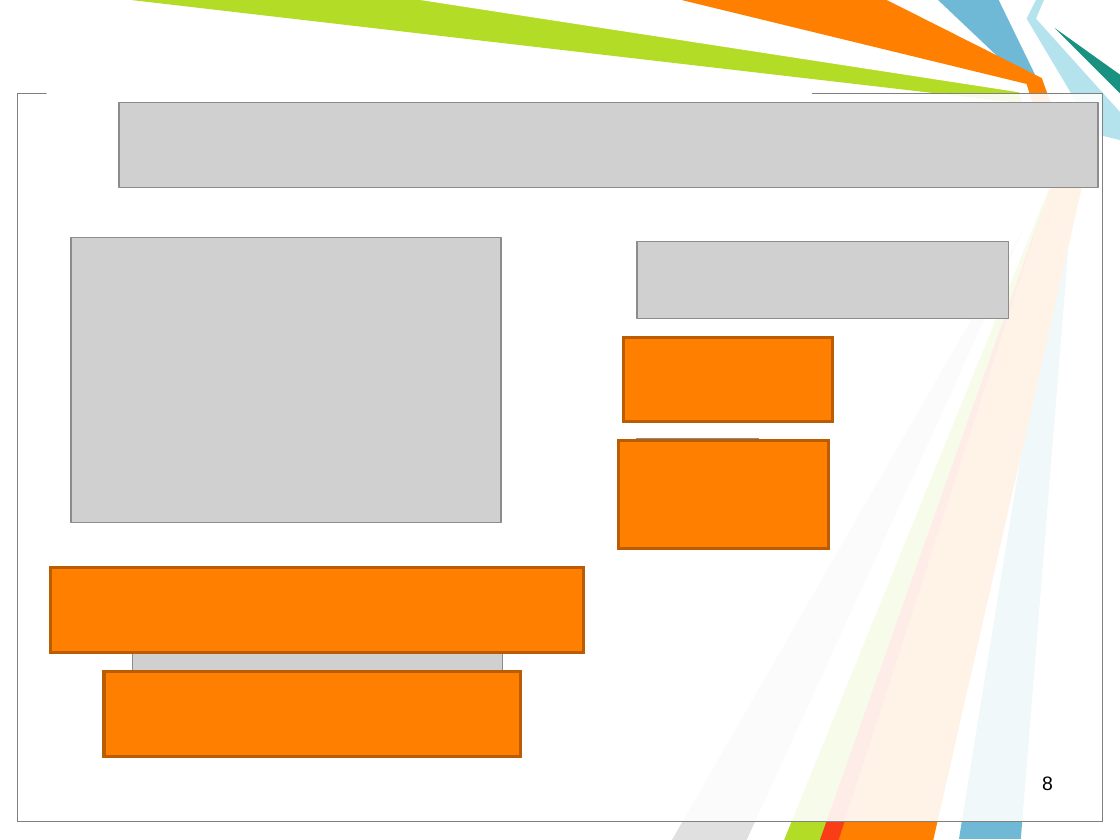
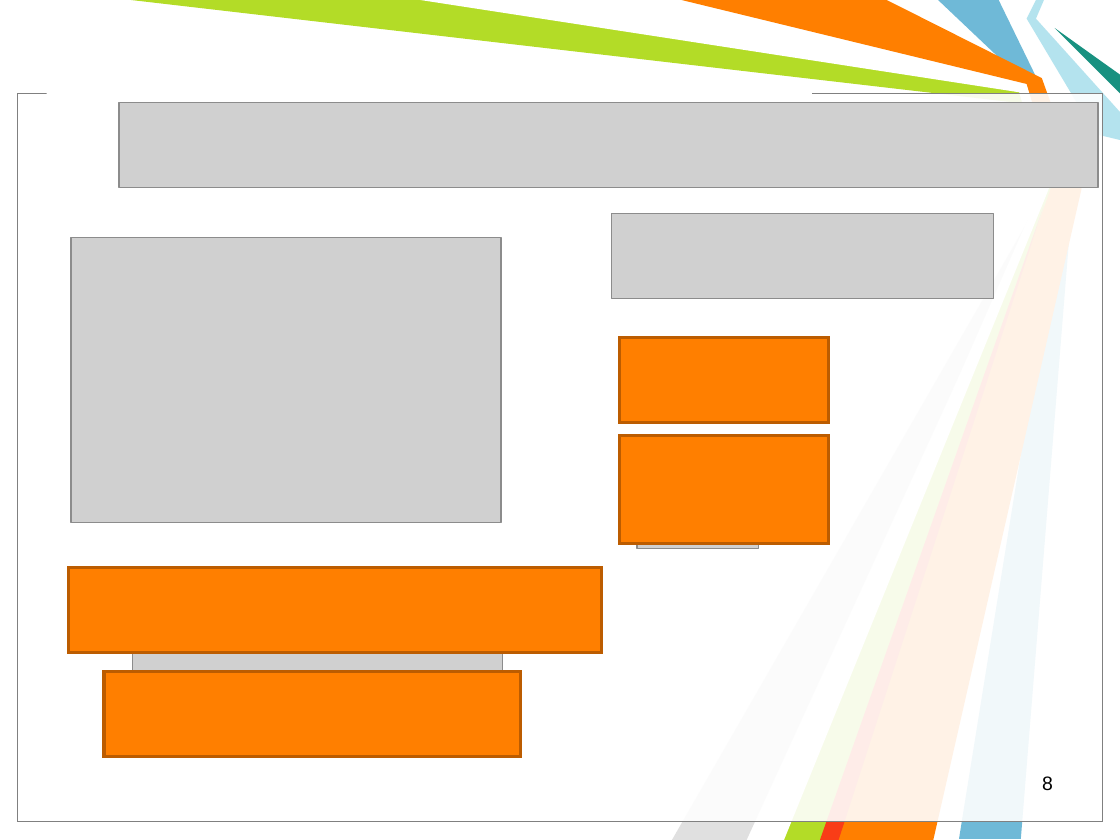
Before and after one commit to l432/NMK, a slide deck: slide 8 of Lecture/Chem/Lessons5/Less00_5sN.ppt. Drawn at 1120x840 pixels with LibreOffice and Linux fonts; fonts in the diff are those of the drawing; grey boxes stand for pictures; background and template pictures are left out. Boxes give left, top, right and bottom in pixels: in the first picture for what was removed or moved away, otherwise in the second. Text is boxed around its words. In the diff, an @@ line names an element or a change of style, - is before the commit and + after.

Commit message:
04-04-2022

```diff
--- a/Lecture/Chem/Lessons5/Less00_5sN.ppt
+++ b/Lecture/Chem/Lessons5/Less00_5sN.ppt
@@ picture: place and size @@
-picture at (637, 241, 1009, 318)
+picture at (612, 214, 993, 299)
@@ rectangle: place and size @@
-rectangle at (624, 337, 833, 422)
+rectangle at (619, 338, 829, 423)
@@ rectangle: place and size @@
-rectangle at (619, 440, 829, 548)
+rectangle at (619, 436, 829, 543)
@@ rectangle: place and size @@
-rectangle at (50, 568, 584, 653)
+rectangle at (68, 568, 601, 653)
```
